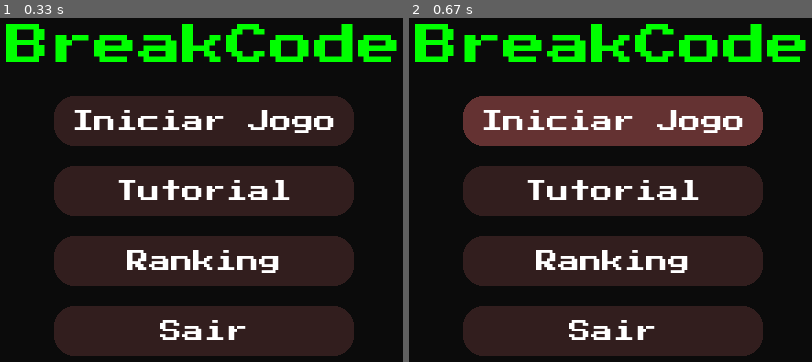
Above: before the commit, frames 1-2 (left to right).
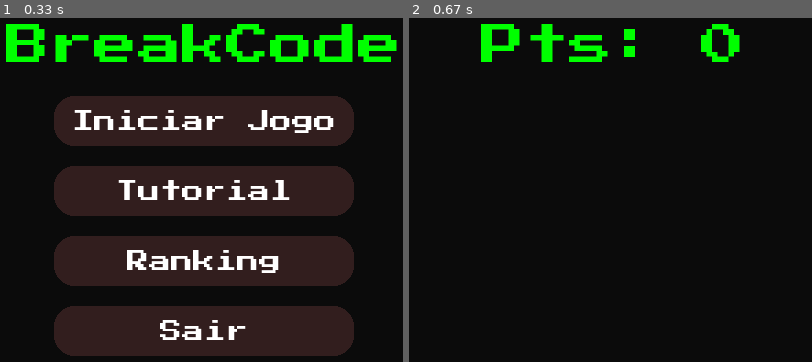
Above: after the commit, the same moments.

Repository: LucasFrts/FESO_pygame
Game: pygame game, started from main.py
The game is run twice, just before and just after one commit, with the same random seed, the same clock (stepped at 60 frames per second) and the same inputs.
Inputs:
- Up to frame 1 (0.33 s): no input
- Up to frame 2 (0.67 s): click "Iniciar Jogo" at 0.38 s

Frame 1 is identical in both runs. In frame 2, 48% of the frame differs, in the area x 1-99%, y 1-99%.

Commit message:
fixes to support multiple screens

Diff:
--- a/config/bootstrap.py
+++ b/config/bootstrap.py
@@ -1,6 +1,8 @@
 from game.engines.runtime import Runtime
 from config.setting import Setting
 from game.screens.start import StartMenu
+from game.screens.game import Game
+from game.entities.flow import Flow
 
 import pygame
 
@@ -10,13 +12,19 @@
         pass
 
     def run(self):
-        pygame.init()
         game        = pygame
+        flow        = Flow(game)
 
-        setting     = Setting(game)
-        runtime     = Runtime(setting, game)
+        game.init()
+        flow.init()
 
-        start_menu  = StartMenu(pygame, setting)
+        setting         = Setting(game)
+        setting.flow    = flow
 
-        runtime.start(start_menu)
+        runtime         = Runtime(setting, game)
+
+        start_menu  = StartMenu(game, setting)
+        game        = Game(game, setting)
+
+        runtime.start(start_menu, game)
         return;
--- a/config/setting.py
+++ b/config/setting.py
@@ -4,6 +4,7 @@
     clock = None
     fonts = None
     colors = None
+    flow = None
 
     def __init__(self, pygame):
         fonts               = lambda: None
--- a/game/engines/container.py
+++ b/game/engines/container.py
@@ -1,4 +1,5 @@
 class Container:
+    stage = None
     game = None
     setting = None
     entities = []
@@ -6,7 +7,7 @@
     def __init__(self, pygame, setting):
         self.setting    = setting
         self.game       = pygame
-
+        self.entities.append(setting.flow)
 
     def register(self, entity):
         self.entities.append(entity)
--- a/game/engines/runtime.py
+++ b/game/engines/runtime.py
@@ -1,4 +1,3 @@
-from game.entities.flow import Flow
 class Runtime():
     containers = []
     pygame = None
@@ -14,19 +13,17 @@
         for container in self.containers:
             container.start()
 
-        flow = Flow(self.pygame)
-        flow.init()
-
-        self.containers[0].entities.append(flow)
-
-        while flow.running:
+        while self.settings.flow.running:
             for event in self.pygame.event.get():
                 for artefact in self.containers:
                     for registered in artefact.entities:
-                        if event.type in registered.events:
+                        if event.type in registered.events and artefact.stage == self.settings.flow.stage:
+                            print(artefact.entities)
                             registered.do(event.type)
+
             for container in self.containers:
-                container.render()
+                if container.stage == self.settings.flow.stage:
+                    container.render()
 
             self.pygame.display.flip()
 
--- a/game/entities/button.py
+++ b/game/entities/button.py
@@ -13,10 +13,10 @@
         self.action = action
         self.pressionado = False
         self.setting = setting
-        self.is_hovered = False  # Controle de hover
+        self.is_hovered = False
         self.events.append(self.game.MOUSEBUTTONDOWN)
         self.events.append(self.game.MOUSEBUTTONUP)
-        self.events.append(self.game.MOUSEMOTION)  # Adiciona evento de movimento do mouse
+        self.events.append(self.game.MOUSEMOTION)
 
     def draw(self):
         mouse = self.game.mouse.get_pos()
--- a/game/entities/flow.py
+++ b/game/entities/flow.py
@@ -2,6 +2,9 @@
 
 class Flow(Entity):
     running = False
+    stage = 0
+    level = 0
+
     def __init__(self, pygame):
         super().__init__(pygame)
         self.events.append(self.game.QUIT)
--- /dev/null
+++ b/game/screens/game.py
@@ -0,0 +1,19 @@
+from game.engines.container import Container
+
+class Game(Container):
+    stage = 1
+    entities = []
+    def __init__(self, pygame, setting):
+        super().__init__(pygame, setting)
+
+    def draw(self):
+        self.setting.screen.fill("#0b0b0b")
+
+        points_text      = f"Pts: 0"
+        points_surface   = self.setting.fonts.bigger.render(points_text, True, (0, 255, 0))
+        points_rect      = points_surface.get_rect(center=(self.setting.screen.get_width() // 2, 150))
+
+        self.setting.screen.blit(points_surface, points_rect)
+
+    def render(self):
+        super().render()
--- a/game/screens/start.py
+++ b/game/screens/start.py
@@ -1,7 +1,9 @@
 from game.engines.container import Container
 from game.entities.button import Button
-from game.entities.flow import Flow
+
 class StartMenu(Container):
+    stage = 0
+    entities = []
     def __init__(self, pygame, setting):
         super().__init__(pygame, setting)
         startBtn    = self.menuButtonFactory(200, "Iniciar Jogo", self.startGame)
@@ -17,16 +19,13 @@
     def draw(self):
         self.setting.screen.fill("#0b0b0b")
         title_text      = "BreakCode"
-        title_surface   = self.setting.fonts.bigger.render(title_text, True, (0, 255, 0))
+        title_surface   = self.setting.fonts.bigger.render(title_text, True, self.setting.colors.green)
         title_rect      = title_surface.get_rect(center=(self.setting.screen.get_width() // 2, 150))
 
         self.setting.screen.blit(title_surface, title_rect)
 
-    def render(self):
-        super().render()
-
     def startGame(self):
-        print("Iniciar Jogo!")
+        self.setting.flow.stage = 1
 
     def openTutorial(self):
         print("Abrir Tutorial!")
@@ -35,7 +34,7 @@
         print("Abrir Ranking!")
 
     def close(self):
-        flow            = next((flow for flow in self.entities if isinstance(flow, Flow)), None)
-        flow.running    = False
+        self.setting.flow.running    = False
+
     def menuButtonFactory(self, position_y, text, action):
         return Button(self.game, self.setting, 250, position_y, 300, 50, text, self.setting.colors.brown, self.setting.colors.light_brown, action)
Not shown, added: assets/sounds/clicking_mouse.wav
